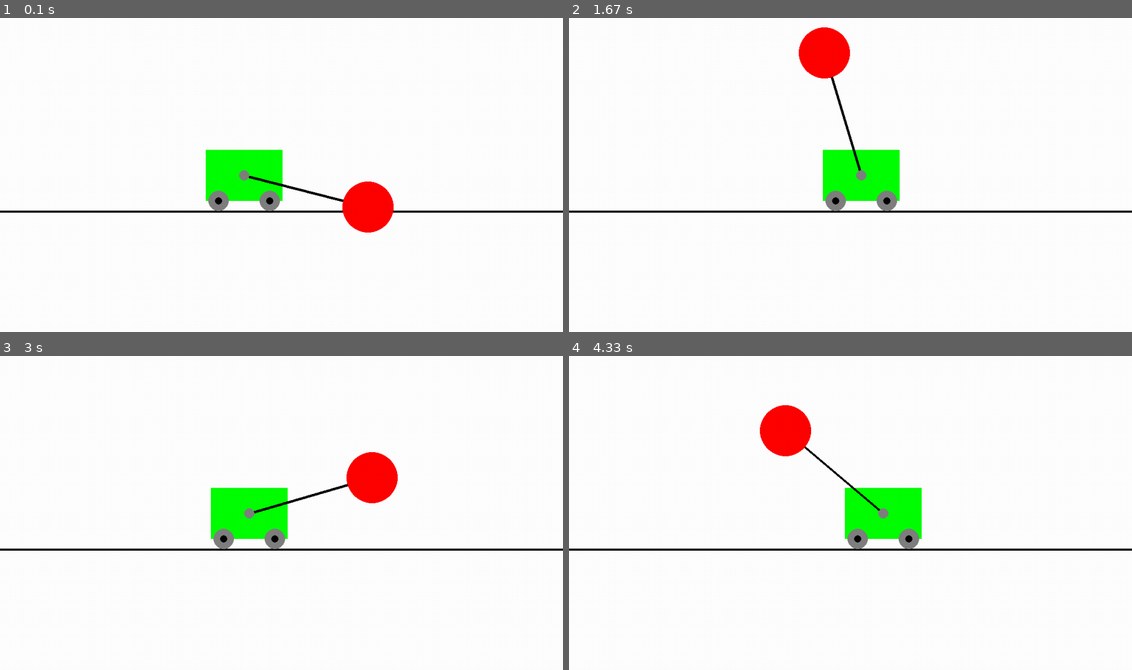
Above: before the commit, frames 1-4 (two rows, left to right).
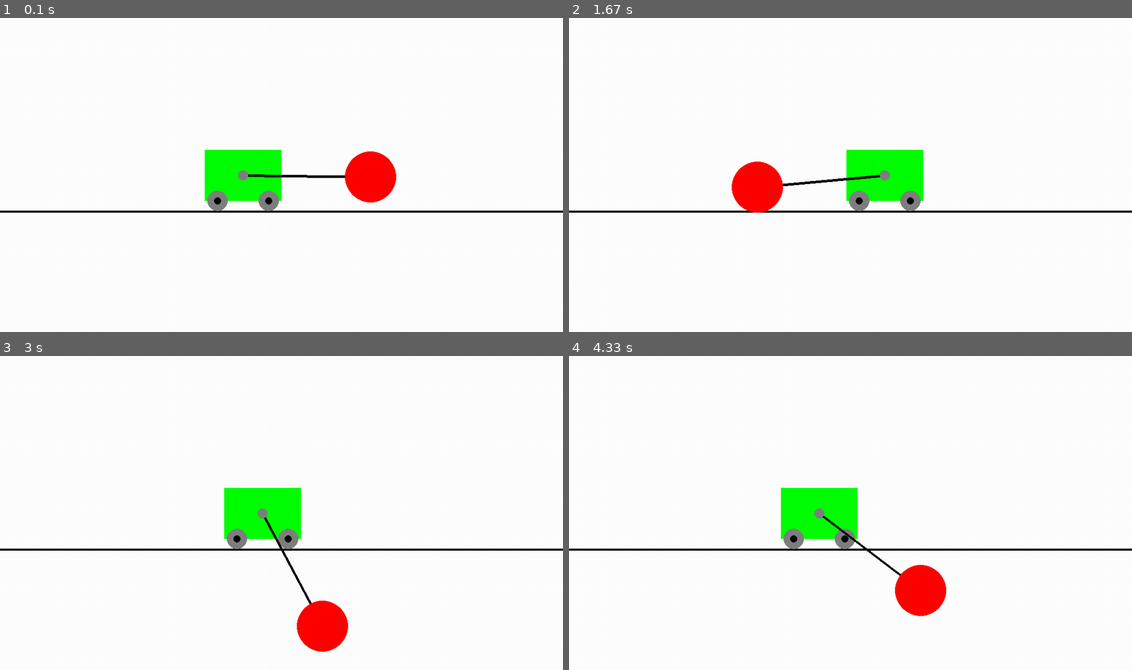
Above: after the commit, the same moments.

Repository: ICraveSleep/SystemModelsSimulations
Game: pygame game, started from cartPole.py
Same seed, same stepped clock (60 frames per second), same inputs: the game is played once before the commit and once after it.
Inputs:
- Up to frame 1 (0.1 s): no input
- Up to frame 2 (1.67 s): no input
- Up to frame 3 (3 s): no input
- Up to frame 4 (4.33 s): no input

The runs differ from the first frame. In frame 1, 2.2% of the frame differs, in the area x 36-71%, y 41-69%; in frame 2, 4.7%; in frame 3, 4.0%; in frame 4, 6.6%, in the area x 33-67%, y 15-83%.

Commit message:
Added C# files used in unity

Diff:
--- /dev/null
+++ b/UnitySocket.py
@@ -0,0 +1,47 @@
+import socket
+import time
+
+# https://stackoverflow.com/questions/53933981/lossless-movement-in-hinge-joints-unity
+
+host = "127.0.0.1" #localhost ip
+port = 25001 # Using a random open port
+
+# AF_INET is the address family IPV4
+unitySocket = socket.socket(socket.AF_INET, socket.SOCK_STREAM)
+
+# Connecting to Unity C# socket script
+
+transformRotation = [0, 0, 0]
+rotationString = ','.join(map(str, transformRotation))
+print(rotationString)
+print(transformRotation)
+
+unitySocket.connect((host, port))
+
+# try:
+    # unitySocket.connect((host, port))
+# except:
+#     print("\nCould not connect to IPV4:", host, "Port:", port)
+    # unitySocket.connect(host, port)
+# finally:
+#     # TODO add error code
+#     exit()
+
+transformRotation = [0, 0, 0]
+count = 0
+running = True
+while running:
+    # TODO create check that packages have been successfully received
+    time.sleep(0.01)
+    transformRotation[0] += 1
+    rotationString = ','.join(map(str, transformRotation))  # Converting Vector3 to a string,
+    # for example, transformRotation is converted from [0, 0, 0] to "0, 0, 0"
+    if count % 1000 == 0:
+        print(rotationString)
+
+    unitySocket.sendall(rotationString.encode("UTF-8"))  # Converting string to Bytes in UTF-8 format,
+    # and sends it to C# script
+    receivedData = unitySocket.recv(1024).decode("UTF-8")
+    if count % 1000 == 0:
+        print(receivedData)
+    count += 1
--- a/cartPole.py
+++ b/cartPole.py
@@ -22,7 +22,7 @@
 for i in range(len(t)):
     if i == 0:
         p[i] = np.pi/2  # initial condition
-        pd[i] = -3  # initial condition
+        pd[i] = 0  # initial condition
 
         x[i] = 0
         xd[i] = 0
@@ -32,7 +32,8 @@
         # xdd[i] = (m2*l*pdd[i]*np.cos(p[i])-m2*l*pd[i]**2*np.sin(p[i]))
         xdd[i] = 0
     else:
-        pdd[i] = (-g * np.sin(p[i-1]) + xdd[i-1] * np.cos(p[i-1])) / l
+        # pdd[i] = (-g * np.sin(p[i-1]) + xdd[i-1] * np.cos(p[i-1])) / l
+        pdd[i] = (-g * np.sin(p[i-1])) / l
         xdd[i] = (-m2 * l * pdd[i-1] * np.cos(p[i-1]) + m2 * l * pd[i-1] ** 2 * np.sin(p[i-1]))/(m1+m2)
 
         pd[i] = pd[i-1] + dt*pdd[i]
Not shown, added: Csharp_folder/PendulumV2.cs
Not shown, added: Csharp_folder/pythonSocket.cs
